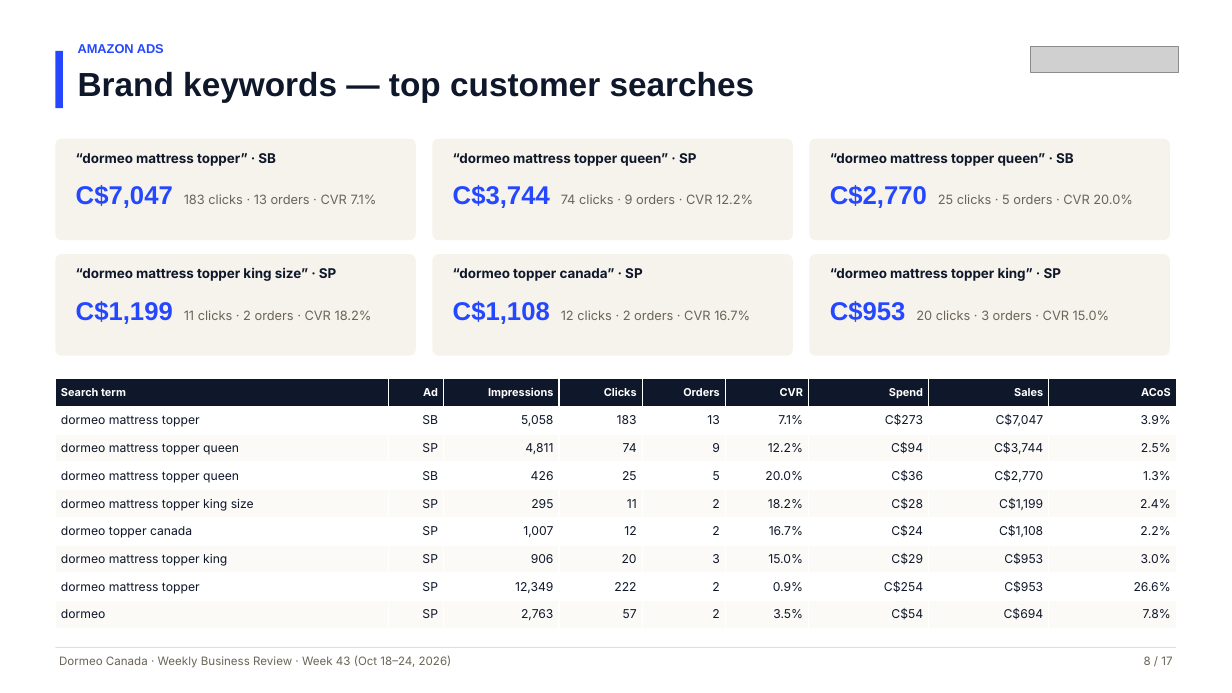
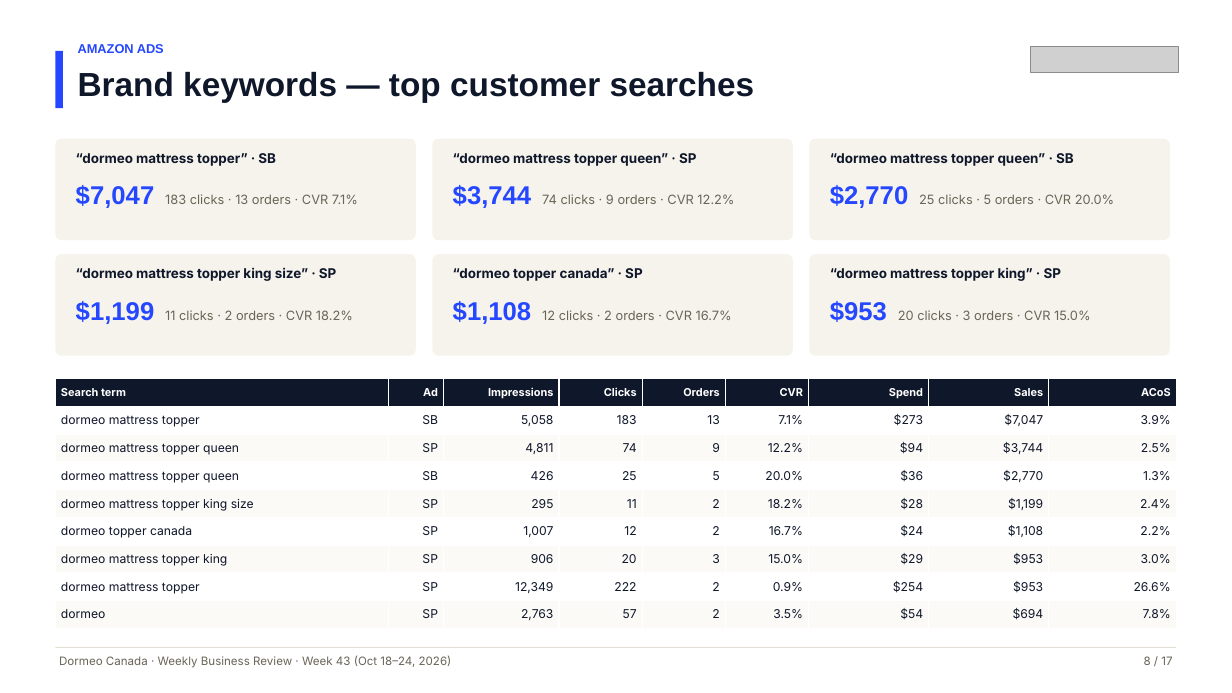
Before and after one commit to RONFSG/flagship-growth-reports, a slide deck: slide 8 of dormeo-canada/deck/2026-10-24/Dormeo-Canada-Weekly-Business-Review-Week-43-2026-10-24.pptx. Drawn at 1232x693 pixels with LibreOffice and Linux fonts; fonts in the diff are those of the drawing; grey boxes stand for pictures. Boxes give left, top, right and bottom in pixels: in the first picture for what was removed or moved away, otherwise in the second. Text is boxed around its words. In the diff, an @@ line names an element or a change of style, - is before the commit and + after.

```diff
--- a/dormeo-canada/deck/2026-10-24/Dormeo-Canada-Weekly-Business-Review-Week-43-2026-10-24.pptx
+++ b/dormeo-canada/deck/2026-10-24/Dormeo-Canada-Weekly-Business-Review-Week-43-2026-10-24.pptx
@@ text at (76, 185, 358, 208): text changed @@
-C$7,047 183 clicks · 13 orders · CVR 7.1%
+$7,047 183 clicks · 13 orders · CVR 7.1%
@@ text at (453, 185, 734, 208): text changed @@
-C$3,744 74 clicks · 9 orders · CVR 12.2%
+$3,744 74 clicks · 9 orders · CVR 12.2%
@@ text at (830, 185, 1115, 208): text changed @@
-C$2,770 25 clicks · 5 orders · CVR 20.0%
+$2,770 25 clicks · 5 orders · CVR 20.0%
@@ text at (76, 301, 353, 324): text changed @@
-C$1,199 11 clicks · 2 orders · CVR 18.2%
+$1,199 11 clicks · 2 orders · CVR 18.2%
@@ text at (453, 301, 732, 324): text changed @@
-C$1,108 12 clicks · 2 orders · CVR 16.7%
+$1,108 12 clicks · 2 orders · CVR 16.7%
@@ text at (830, 301, 1090, 322): text changed @@
-C$953 20 clicks · 3 orders · CVR 15.0%
+$953 20 clicks · 3 orders · CVR 15.0%
@@ table at (55, 379, 1177, 628) @@
-row 2, column 7: C$273
+row 2, column 7: $273
-row 2, column 8: C$7,047
+row 2, column 8: $7,047
-row 3, column 7: C$94
+row 3, column 7: $94
-row 3, column 8: C$3,744
+row 3, column 8: $3,744
-row 4, column 7: C$36
+row 4, column 7: $36
-row 4, column 8: C$2,770
+row 4, column 8: $2,770
-row 5, column 7: C$28
+row 5, column 7: $28
-row 5, column 8: C$1,199
+row 5, column 8: $1,199
-row 6, column 7: C$24
+row 6, column 7: $24
-row 6, column 8: C$1,108
+row 6, column 8: $1,108
-row 7, column 7: C$29
+row 7, column 7: $29
-row 7, column 8: C$953
+row 7, column 8: $953
-row 8, column 7: C$254
+row 8, column 7: $254
-row 8, column 8: C$953
+row 8, column 8: $953
-row 9, column 7: C$54
+row 9, column 7: $54
-row 9, column 8: C$694
+row 9, column 8: $694
```
Also in this commit, not shown: 12 other slides changed, 19 other files.
